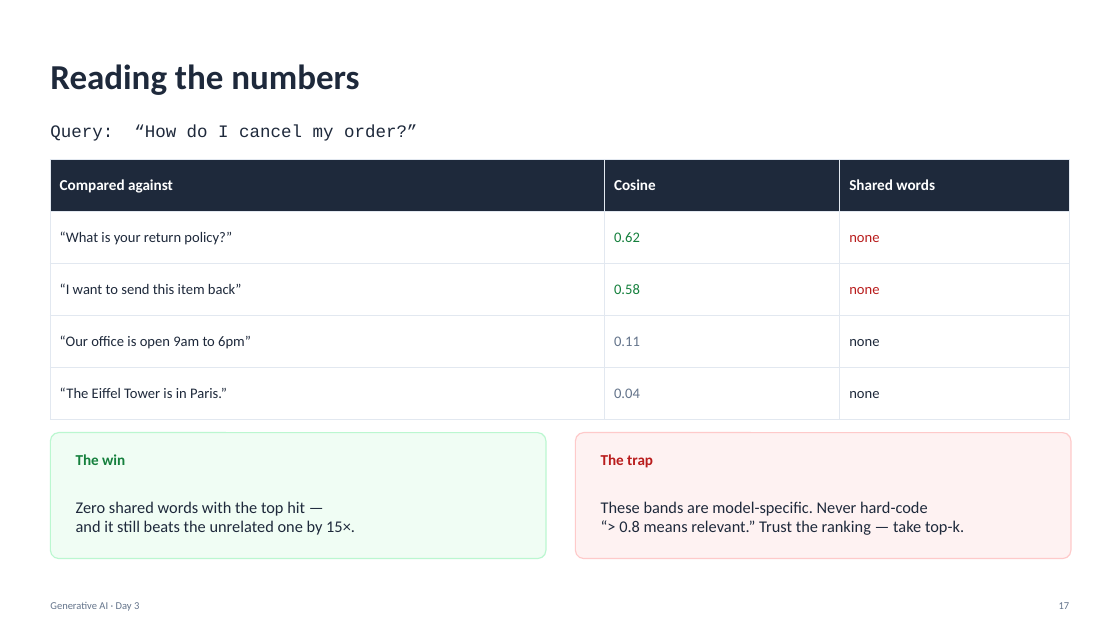
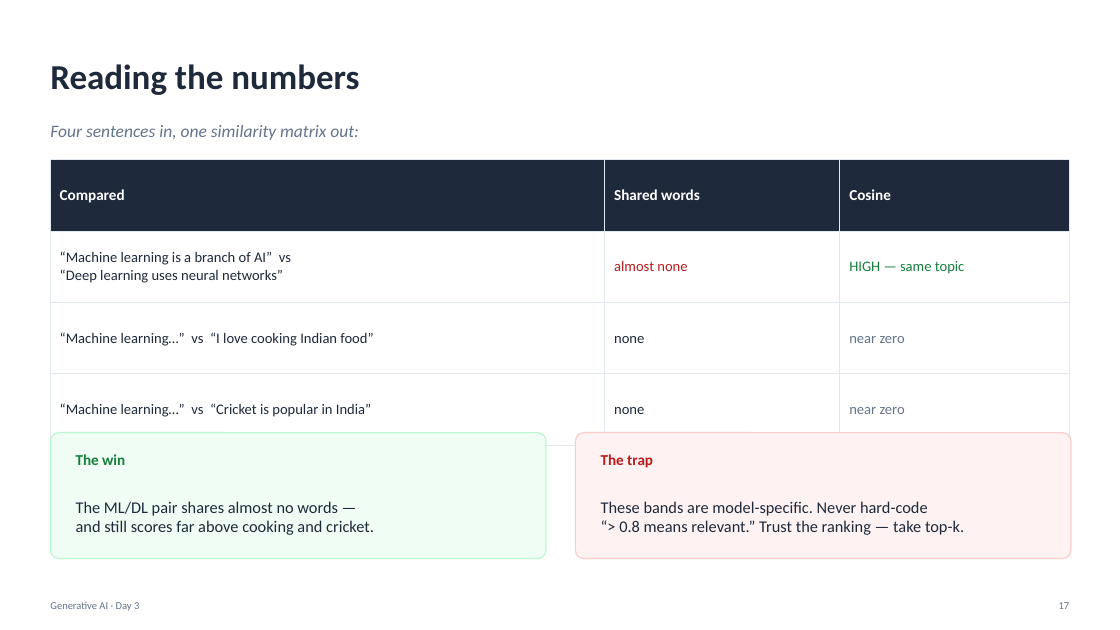
Before and after one commit to Poorit-Technologies/lpu-training, a slide deck: slide 17 of generative-ai/slides/Day03_GenAI.pptx. Drawn at 1120x630 pixels with LibreOffice and Linux fonts; fonts in the diff are those of the drawing. Boxes give left, top, right and bottom in pixels: in the first picture for what was removed or moved away, otherwise in the second. Text is boxed around its words. In the diff, an @@ line names an element or a change of style, - is before the commit and + after.

Commit message:
Rework Day 3 to the sentence-transformers + Chroma stack
Aligns the Day 3 code with the toolchain used elsewhere in our notebooks:

- embeddings via SentenceTransformer('all-MiniLM-L6-v2') instead of the
  OpenAI client, with LiteLLM text-embedding-3-small as a 384-vs-1536
  comparison rather than a dependency
- cosine similarity via sklearn's cosine_similarity matrix
- chunking via RecursiveCharacterTextSplitter, introduced by first
  showing a naive fixed-size split cut "CTO" in half
- the TechSolutions India company profile as the worked corpus
- RAG teaser through litellm.completion with temperature=0

Sections 2-4 and 6-8 now run with no API key at all.

```diff
--- a/generative-ai/slides/Day03_GenAI.pptx
+++ b/generative-ai/slides/Day03_GenAI.pptx
@@ text at (50, 125, 358, 140): text changed; font Courier New to Calibri; text colour #1E293B to #64748B; italic on @@
-Query: “How do I cancel my order?”
+Four sentences in, one similarity matrix out:
@@ table at (50, 160, 1070, 445) @@
-row 1: Compared against | Cosine | Shared words
-row 2: “What is your return policy?” | 0.62 | none
-row 3: “I want to send this item back” | 0.58 | none
-row 4: “Our office is open 9am to 6pm” | 0.11 | none
-row 5: “The Eiffel Tower is in Paris.” | 0.04 | none
+row 1: Compared | Shared words | Cosine
+row 2: “Machine learning is a branch of AI” vs / “Deep learning uses neural networks” | almost none | HIGH — same topic
+row 3: “Machine learning…” vs “I love cooking Indian food” | none | near zero
+row 4: “Machine learning…” vs “Cricket is popular in India” | none | near zero
@@ text at (76, 501, 374, 535): text changed @@
-Zero shared words with the top hit —
-and it still beats the unrelated one by 15×.
+The ML/DL pair shares almost no words —
+and still scores far above cooking and cricket.
```
Also in this commit, not shown: 9 other slides changed, 2 other files.
